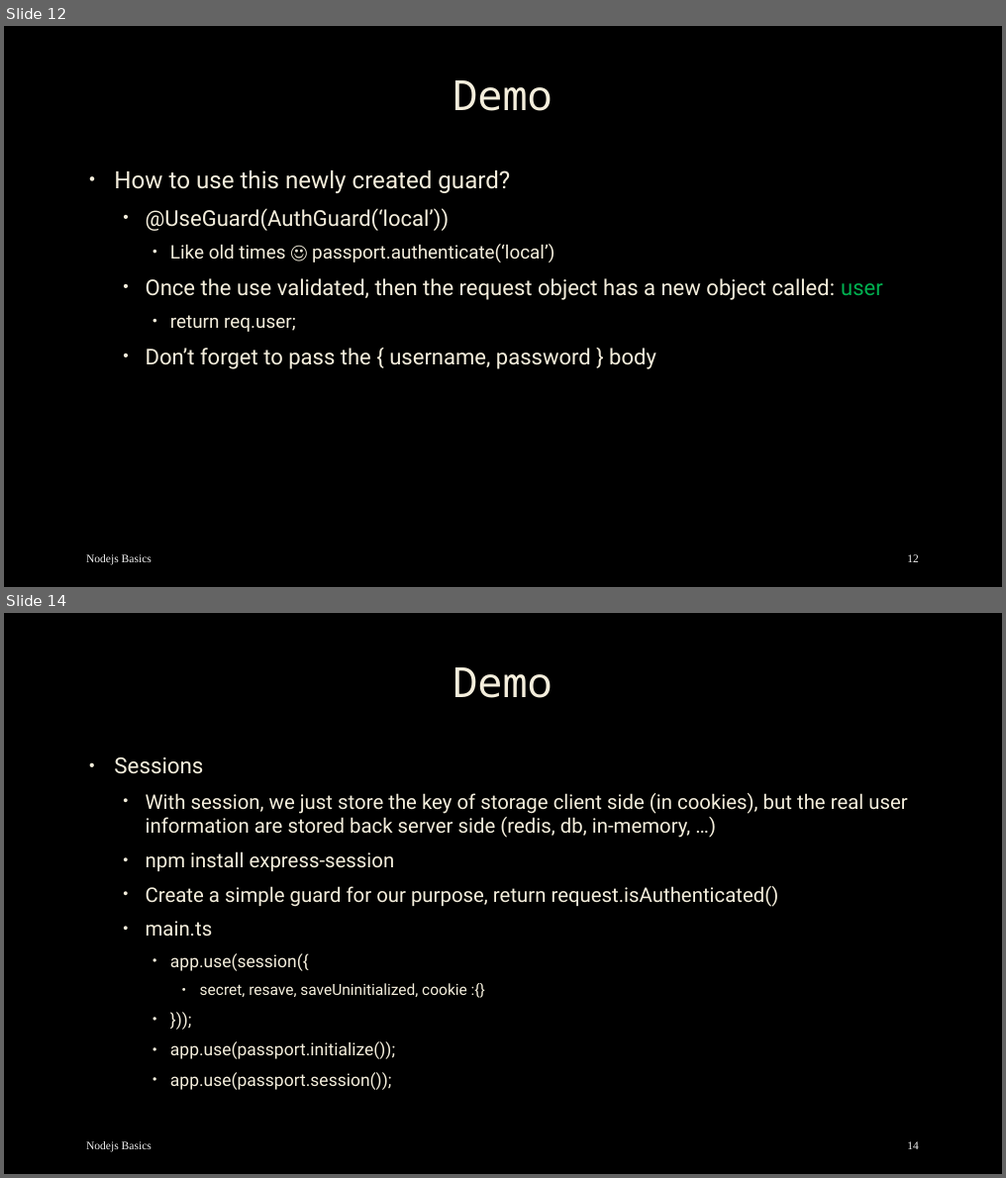
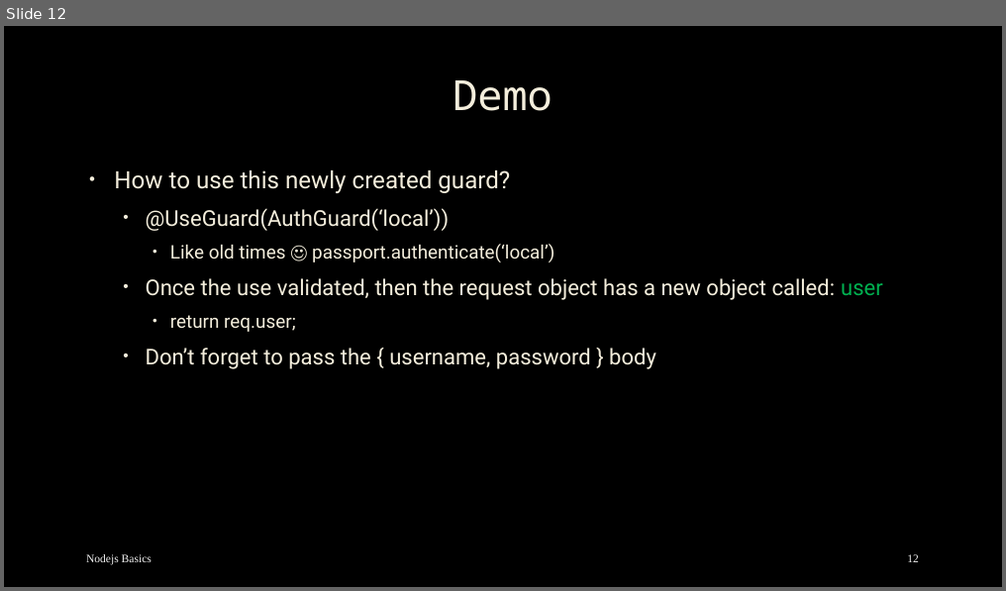
Before and after one commit to mostafa8026/nestjs-course, a slide deck: nestjs/nestjs-09.pptx. Shown one above the other, each under a label of ours: slides 12 and 14 before the commit, slide 12 after it; the slides between them are not shown. The pictures are 1006x1178 and 1006x591 pixels, drawn with LibreOffice and Linux fonts; fonts in the diff are those of the drawing; background and template pictures are left out. Boxes give left, top, right and bottom in pixels: in the first picture for what was removed or moved away, otherwise in the second. Text is boxed around its words. In the diff, an @@ line names an element or a change of style, - is before the commit and + after.

Commit message:
fix: 🐛 session09 nest.js scripts added

```diff
--- a/nestjs/nestjs-09.pptx
+++ b/nestjs/nestjs-09.pptx
@@ slide 14 removed at bbox=[4, 613, 1002, 1174], background picture (left out) @@
@@ title removed at bbox=[452, 667, 552, 698] @@
-Demo
@@ text removed at bbox=[114, 758, 907, 1090] @@
-• Sessions
-  • With session, we just store the key of storage client side (in cookies), but the real user information are stored back server side (redis, db, in-memory, …)
-  • npm install express-session
-  • Create a simple guard for our purpose, return request.isAuthenticated()
-  • main.ts
-    • app.use(session({
-      • secret, resave, saveUninitialized, cookie :{}
-    • }));
-    • app.use(passport.initialize());
-    • app.use(passport.session());
@@ text removed at bbox=[86, 1142, 152, 1153] @@
-Nodejs Basics
@@ page number removed at bbox=[907, 1142, 919, 1150] @@
-14
```
Also in this commit, not shown: 2 slides changed, 8 other slides removed, 18 other files.
